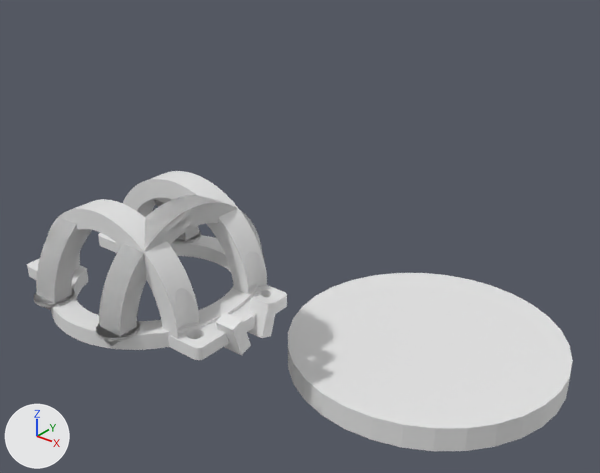
The Blender file ft-gremlin-sidewinder/sidewinder.blend, before and after one commit.
Camera for both pictures: a 50 mm lens placed at (126.4, -99.6, 88.6), pointed at (39.0, 9.6, 20.9). Arrows for +X, +Y and +Z are at lower left; the lights stay in place.

Before the edit, the objects in view are built like this:
```python
me_cube_012 = bpy.data.meshes.new('Cube.012')
me_cube_012.from_pydata(...)  # a box spanning x -1.0..1.0, y -1.0..1.0, z -1.0..1.0
me_cylinder = bpy.data.meshes.new('Cylinder')
me_cylinder.from_pydata(...)  # a 32-sided cylinder along z spanning x -1.0..1.0, y -1.0..1.0, z -1.0..1.0
me_hoop1_001 = bpy.data.meshes.new('Hoop1.001')
me_hoop1_001.from_pydata(...)  # 268 vertices, 514 faces; spans x 0.7..36.9, y -20.1..-14.9, z 13.0..30.6
ob_prop_keepout = bpy.data.objects.new('prop keepout', me_cylinder)
ob_prop_keepout.location = (57.3, 28.0, -6.1)
ob_prop_keepout.scale = (28.3, 28.3, 2.5)
ob_saide_001 = bpy.data.objects.new('SAIDE.001', me_hoop1_001)
ob_saide_001.location = (10.0, -27.7, 0.0)
ob_saide_001.rotation_euler = (0.0, 0.0, 1.571)  # degrees (0, 0, 90)
_m = ob_saide_001.modifiers.new('Boolean', 'BOOLEAN')
_m.object = ob_cylinder_005
_m.operation = 'UNION'
_m.solver = 'FLOAT'
_m = ob_saide_001.modifiers.new('Boolean.001', 'BOOLEAN')
_m.object = ob_cylinder_004
_m.operation = 'UNION'
_m.solver = 'FLOAT'
ob_slot_r = bpy.data.objects.new('SLOT R', me_cube_012)
ob_slot_r.location = (41.9, -5.1, 11.6)
ob_slot_r.rotation_euler = (-0.308, 0.0, 0.0)  # degrees (-18, 0, 0)
ob_slot_r.scale = (2.01, 1.3, 3.19)
# also in view: 'FTG-TJ-02' at (17.9, -8.9, 35.7); 'SLOT L' at (41.9, -12.3, 11.6)
```
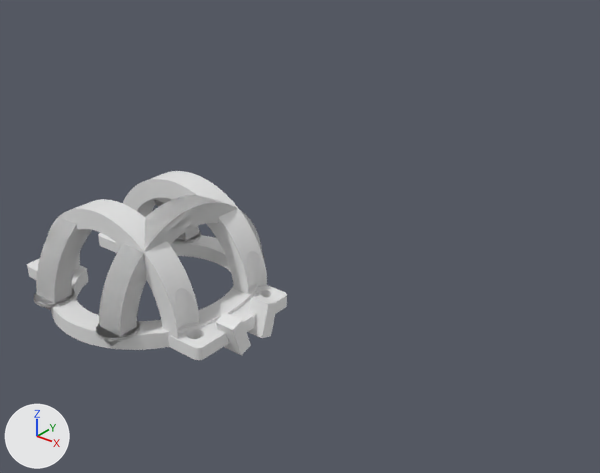
What differs and where, as boxes [x1, y1, x2, y2] in the pictures (600 x 473 px):
'prop keepout', hidden
    before: [288, 273, 573, 451]

The change, as a list of edits to the scene's bpy script:
```text
Change ob_prop_keepout:
    add ob_prop_keepout.hide_viewport = True
```
